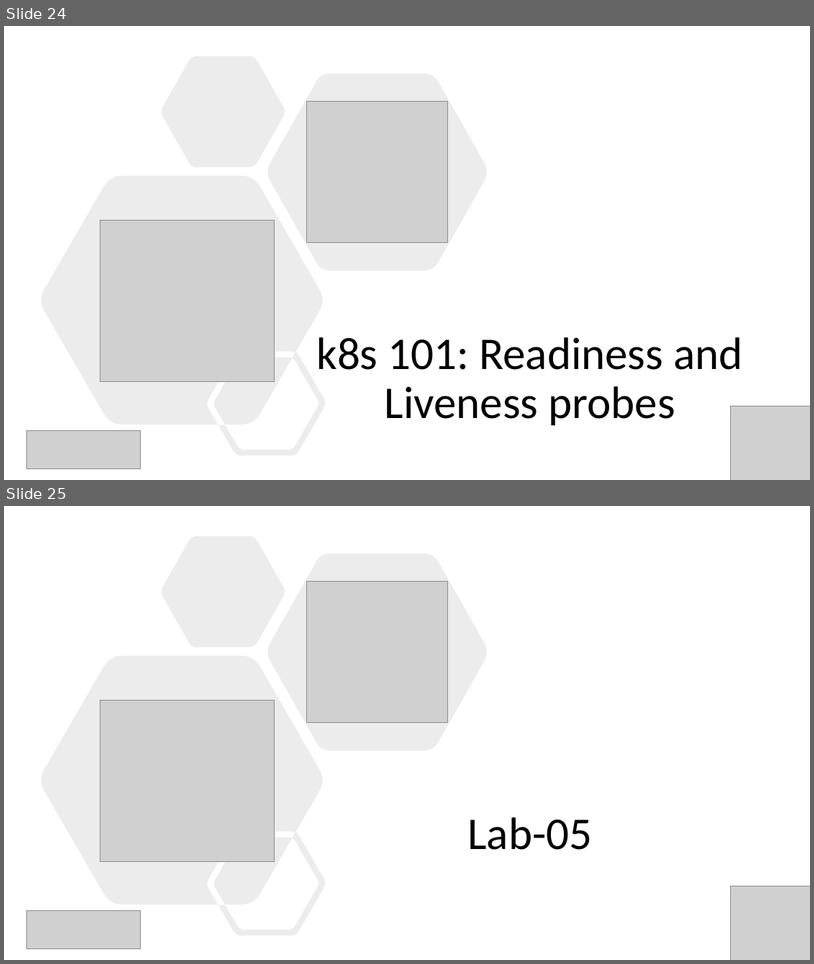
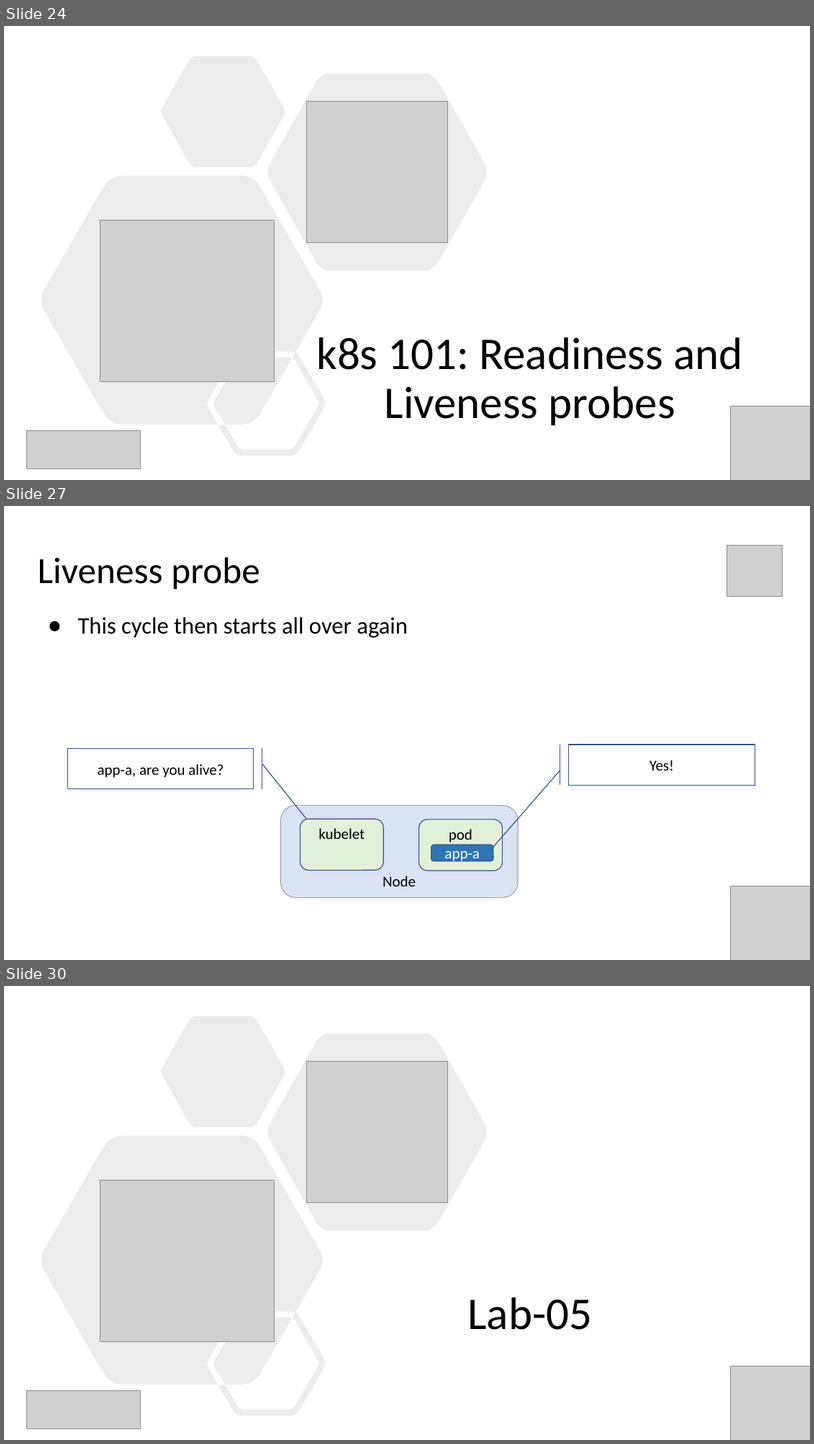
Before and after one commit to evgenyb/aks-workshops, a slide deck: 01-aks-and-k8s-101/slides/Introduction to AKS.pptx. Shown one above the other, each under a label of ours: slides 24 and 25 before the commit, slides 24, 27 and 30 after it; the slides between them are not shown. The pictures are 814x964 and 814x1444 pixels, drawn with LibreOffice and Linux fonts; fonts in the diff are those of the drawing; grey boxes stand for pictures. Boxes give left, top, right and bottom in pixels: in the first picture for what was removed or moved away, otherwise in the second. Text is boxed around its words. In the diff, an @@ line names an element or a change of style, - is before the commit and + after.

```diff
--- a/01-aks-and-k8s-101/slides/Introduction to AKS.pptx
+++ b/01-aks-and-k8s-101/slides/Introduction to AKS.pptx
@@ slide 27 added at box(4, 506, 810, 960), background #FFFFFF @@
@@ picture added at box(728, 546, 783, 597) @@
@@ title added at box(38, 557, 260, 590), 44 pt, text #000000 @@
+Liveness probe
@@ text added at box(78, 617, 408, 638), 28 pt, text #000000 @@
+● This cycle then starts all over again
@@ accent border callout added at box(67, 749, 254, 789), outline #325491 1 pt, 18 pt, text #000000 @@
+app-a, are you alive?
@@ accent border callout added at box(569, 744, 756, 785), outline #325491 1 pt, 18 pt, text #000000 @@
+Yes!
@@ rounded rectangle added at box(281, 806, 519, 898), fill #DAE3F3, outline #A5A5A5 1 pt, 18 pt, text #000000 @@
+Node
@@ rounded rectangle added at box(301, 818, 384, 870), fill #E2F0D9, outline #325491 1 pt, 18 pt, text #000000 @@
+kubelet
@@ rounded rectangle added at box(419, 819, 502, 871), fill #E2F0D9, outline #325491 1 pt, 18 pt, text #000000 @@
+pod
@@ rounded rectangle added at box(432, 845, 494, 861), fill #2E75B6, outline #325491 1 pt, 18 pt, text #FFFFFF @@
+app-a
@@ picture added at box(731, 885, 810, 960) @@
@@ what was slide 25 is now slide 30 @@
```
Also in this commit, not shown: 1 slide changed, 7 other slides added.
